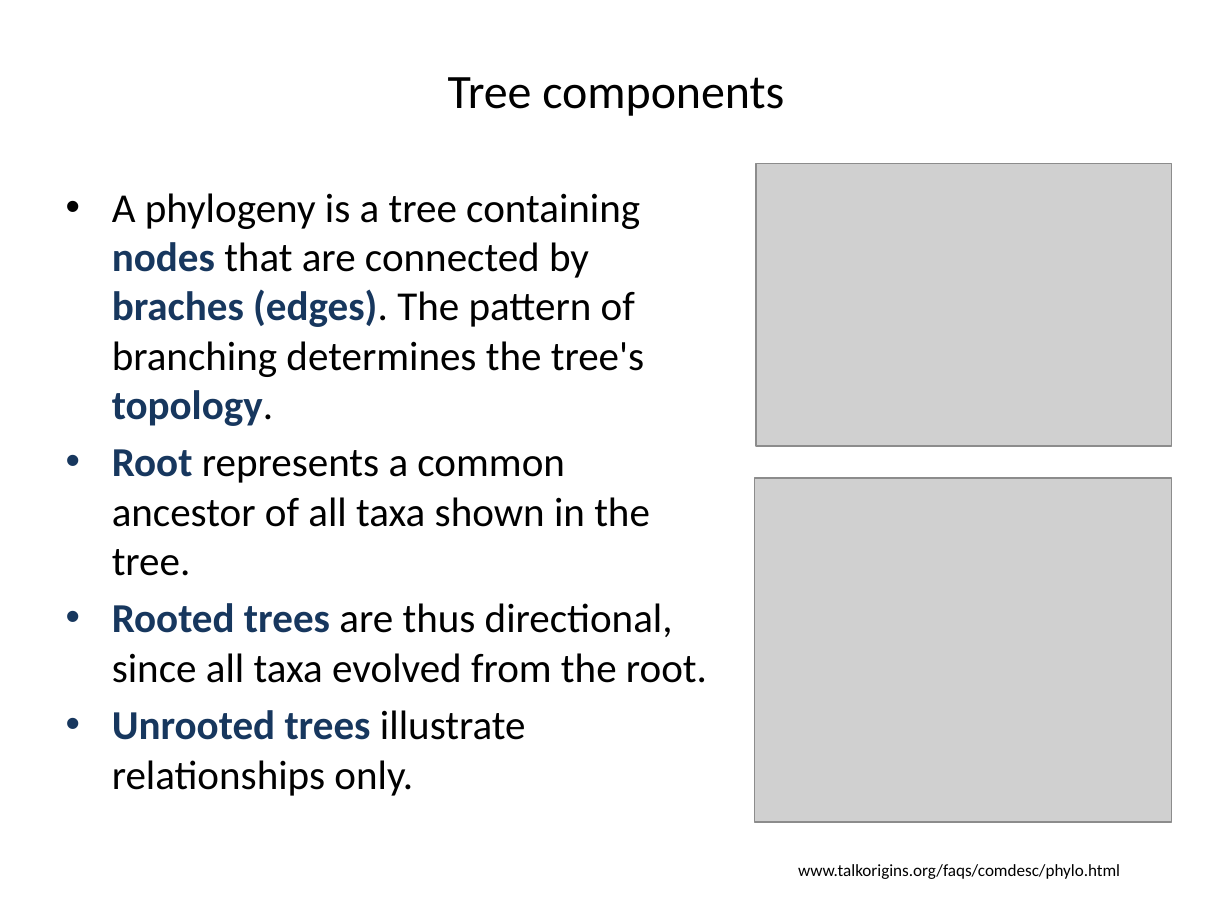
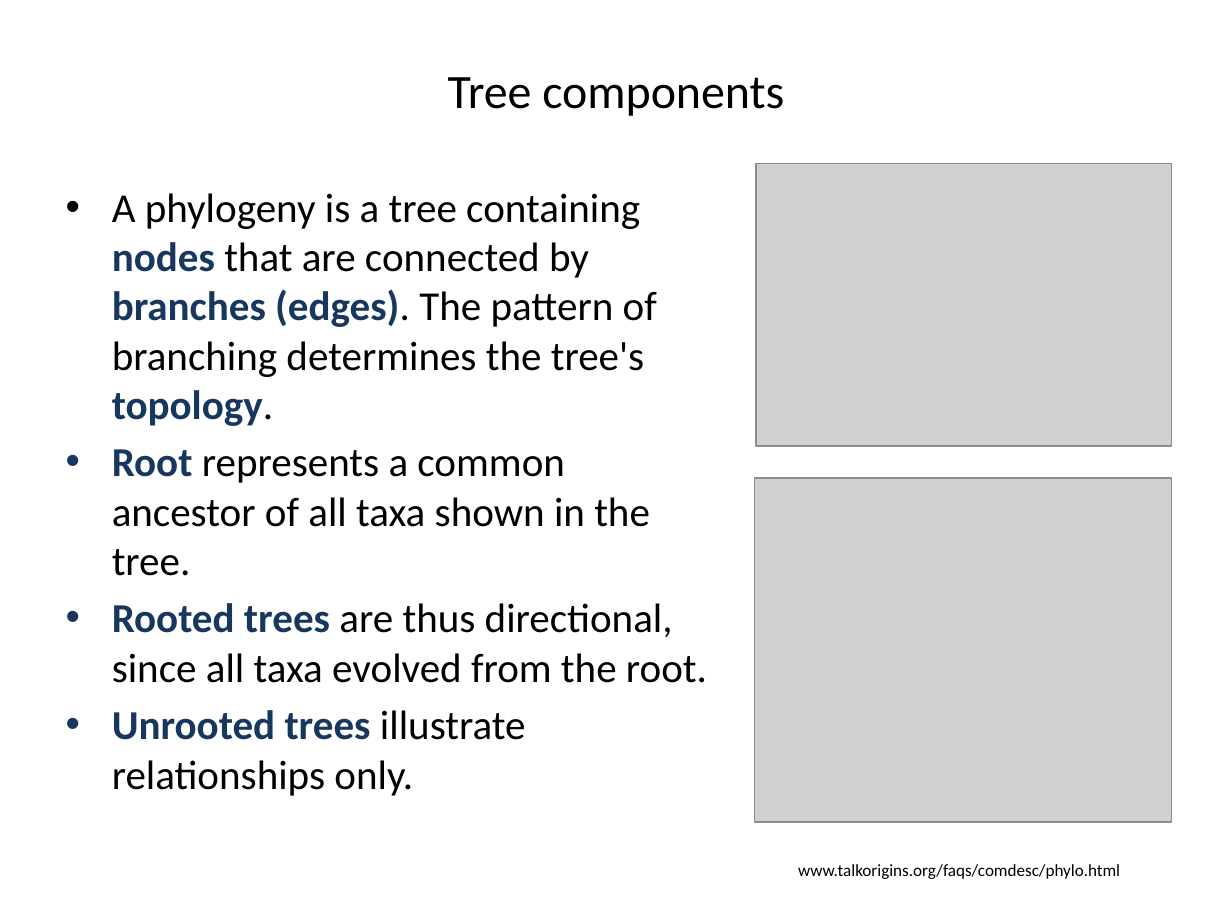
Before and after one commit to liu3zhenlab/teaching, a slide deck: slide 6 of PLPTH813Bioinformatis/2023/lectures/lecture10_phylogeny.pptx. Drawn at 1232x924 pixels with LibreOffice and Linux fonts; fonts in the diff are those of the drawing; grey boxes stand for pictures. Boxes give left, top, right and bottom in pixels: in the first picture for what was removed or moved away, otherwise in the second. Text is boxed around its words. In the diff, an @@ line names an element or a change of style, - is before the commit and + after.

```diff
--- a/PLPTH813Bioinformatis/2023/lectures/lecture10_phylogeny.pptx
+++ b/PLPTH813Bioinformatis/2023/lectures/lecture10_phylogeny.pptx
@@ text at (x1=112, y1=193, x2=657, y2=426): text changed @@
-• A phylogeny is a tree containing nodes that are connected by braches (edges). The pattern of branching determines the tree's topology.
+• A phylogeny is a tree containing nodes that are connected by branches (edges). The pattern of branching determines the tree's topology.
```
